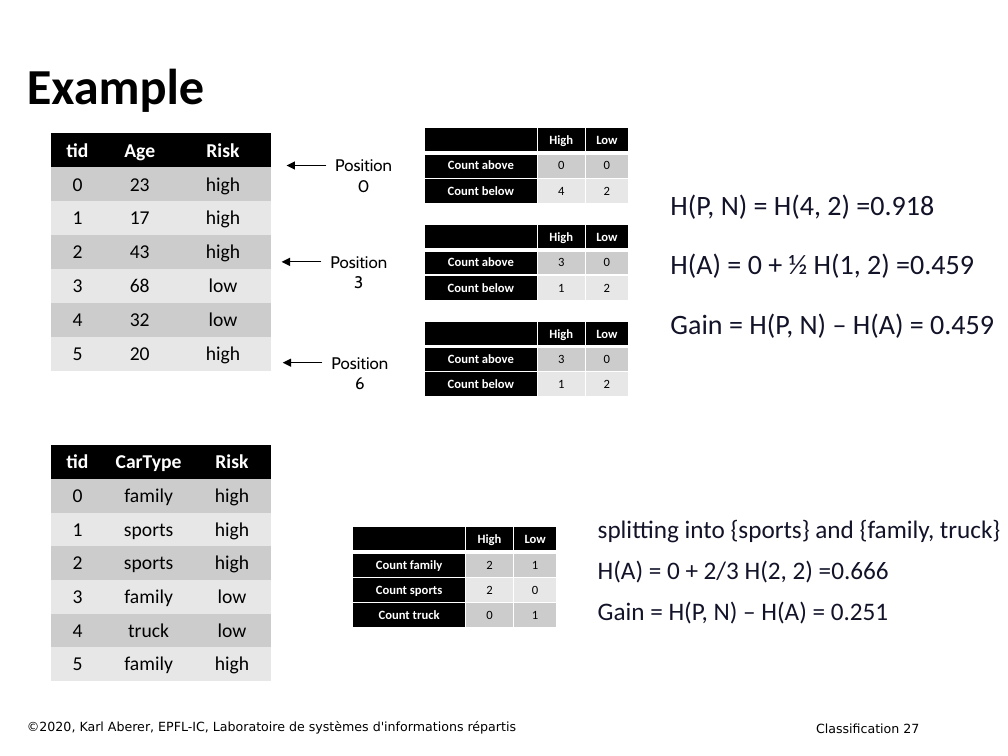
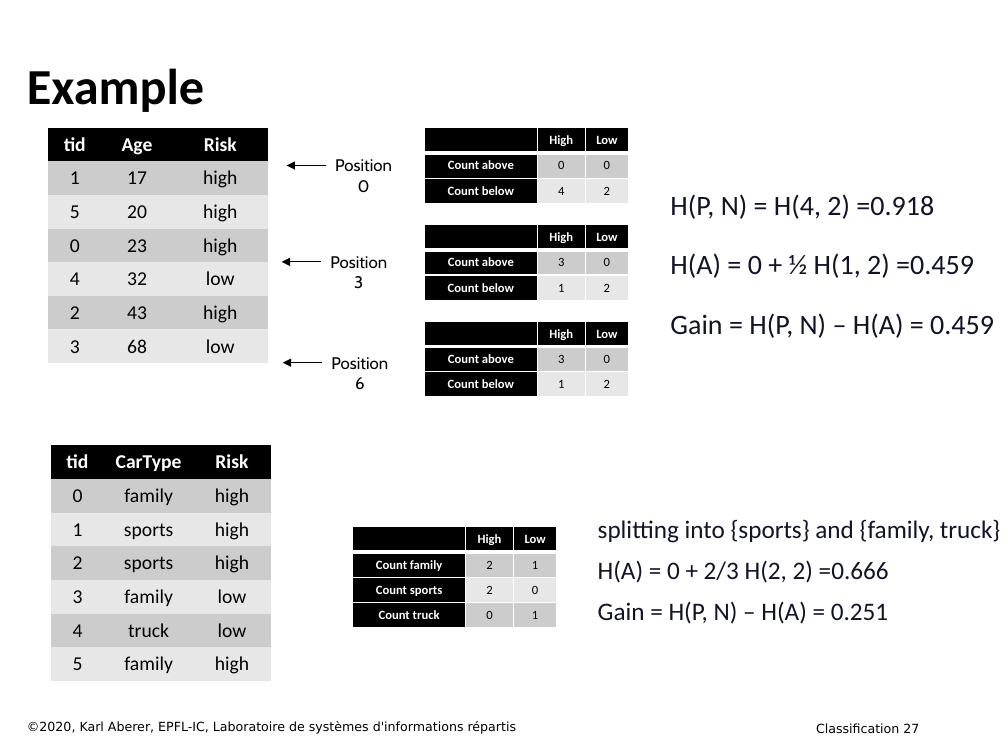
Before and after one commit to LSIR/DIS, a slide deck: slide 27 of Lectures/week 8 - Classification.pptx. Drawn at 1008x756 pixels with LibreOffice and Linux fonts; fonts in the diff are those of the drawing. Boxes give left, top, right and bottom in pixels: in the first picture for what was removed or moved away, otherwise in the second. Text is boxed around its words. In the diff, an @@ line names an element or a change of style, - is before the commit and + after.

```diff
--- a/Lectures/week 8 - Classification.pptx
+++ b/Lectures/week 8 - Classification.pptx
@@ table at (x1=48, y1=128, x2=268, y2=363) @@
+row 2: 1 | 17 | high
+row 3: 5 | 20 | high
-row 3: 1 | 17 | high
+row 5: 4 | 32 | low
-row 6: 4 | 32 | low
-row 7: 5 | 20 | high
@@ table moved from (x1=51, y1=133, x2=271, y2=368) to (x1=48, y1=128, x2=268, y2=363) @@
```
Also in this commit, not shown: 1 other slide changed, 3 other files.
